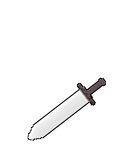
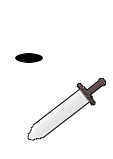
Comparing the layer stacks of the two 113x159 images. Changes:
painted on "Background" over [15, 53, 43, 63]
